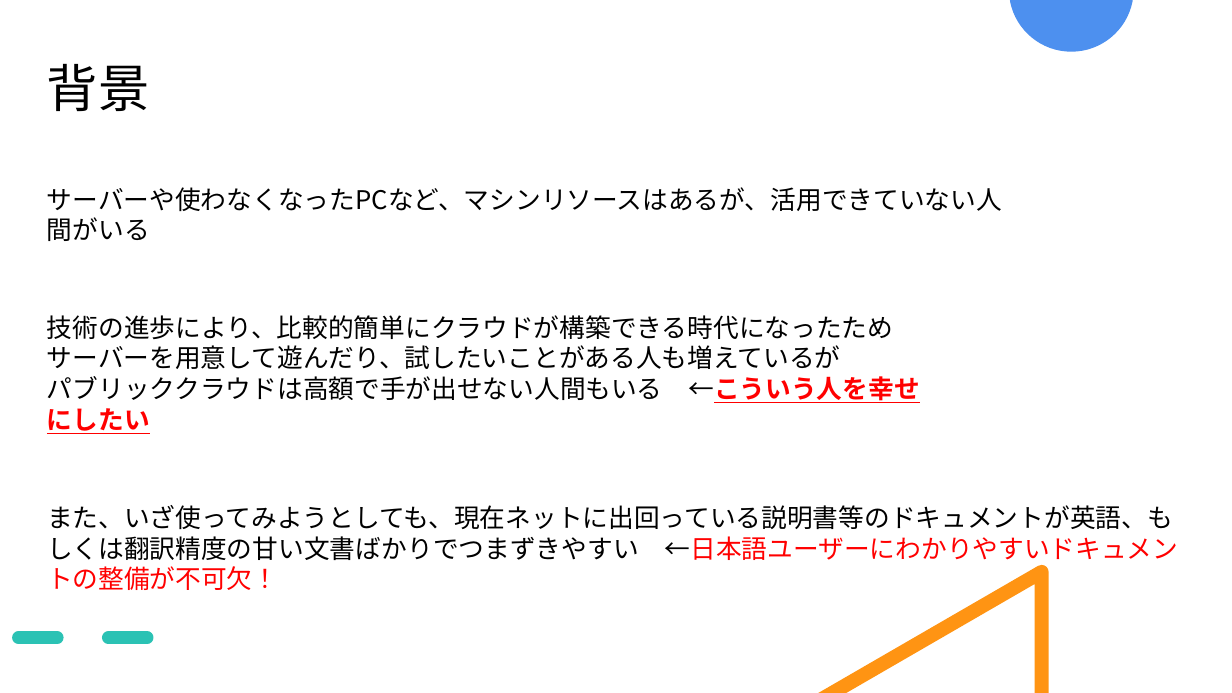
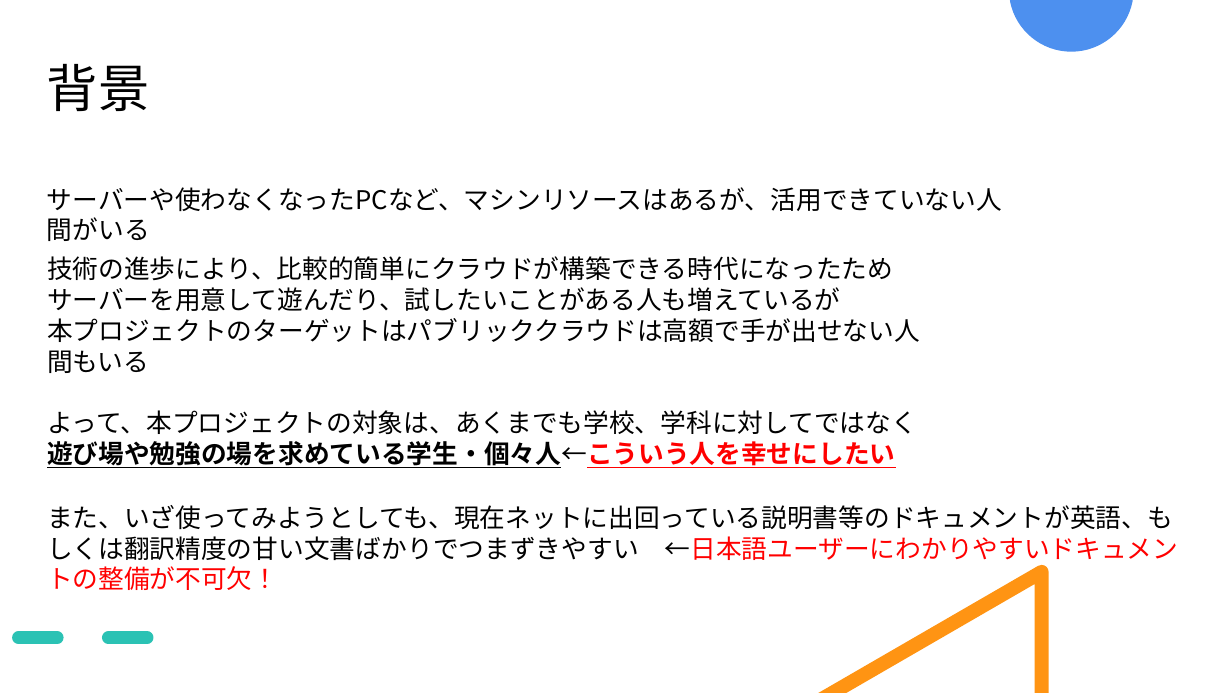
Before and after one commit to okkass/Kamata-Cloud-Infrastructure, a slide deck: slide 2 of docs/2025_0725_発表用スライド.pptx. Drawn at 1232x693 pixels with LibreOffice and Linux fonts; fonts in the diff are those of the drawing. Boxes give left, top, right and bottom in pixels: in the first picture for what was removed or moved away, otherwise in the second. Text is boxed around its words. In the diff, an @@ line names an element or a change of style, - is before the commit and + after.

```diff
--- a/docs/2025_0725_発表用スライド.pptx
+++ b/docs/2025_0725_発表用スライド.pptx
@@ text "技術の進歩により、比較的簡単にクラウドが構築できる時代になったため": place and size @@
-text "技術の進歩により、比較的簡単にクラウドが構築できる時代になったため" at [47,315,920,403]
+text "技術の進歩により、比較的簡単にクラウドが構築できる時代になったため" at [47,256,920,468]
@@ text at [47,287,920,468]: text changed @@
-サーバーを用意して遊んだり、試したいことがある人も増えているが
-パブリッククラウドは高額で手が出せない人間もいる ←こういう人を幸せにしたい
+サーバーを用意して遊んだり、試したいことがある人も増えているが
+本プロジェクトのターゲットはパブリッククラウドは高額で手が出せない人間もいる
+よって、本プロジェクトの対象は、あくまでも学校、学科に対してではなく
+遊び場や勉強の場を求めている学生・個々人←こういう人を幸せにしたい
```
Also in this commit, not shown: 2 slides added.
